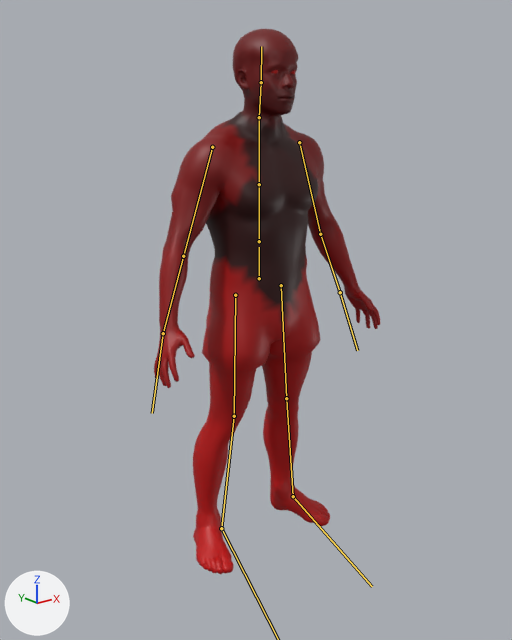
The glTF model public/models/footballer.glb as it was, and as the next commit left it.
Both versions are drawn from a 50 mm lens placed at (-1.404, -1.739, 1.508), pointed at (0.061, 0.093, 0.775). The lights are fixed; the arrows at lower left show +X, +Y and +Z. The older version comes first. The bones that change, and the others that lie on the model, are drawn over the model as lines.

The first picture shows 'part-body_male_realistic'.
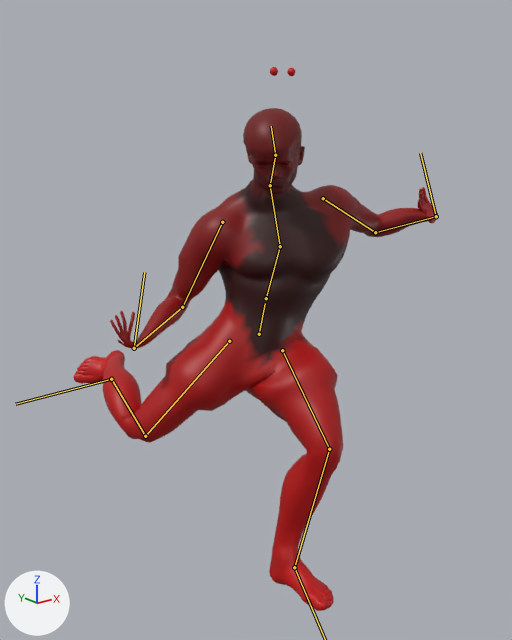
The newer file adds an action. The first version stands in its rest pose; the second is drawn at frame 5 of the action 'kickR'.

Boxes (x1, y1, x2, y2) around the edits, measured in the pictures (512 x 640 px):
'part-body_male_realistic', posed (61% wider)
    before: (154, 29, 380, 574)
    after: (74, 67, 438, 611)
bone 'pelvis', root to tip
    before: (259, 278) to (259, 247)
    after: (259, 334) to (265, 303)
bone 'spine', root to tip
    before: (259, 241) to (259, 184)
    after: (266, 298) to (280, 246)
bone 'chest', root to tip
    before: (259, 184) to (259, 117)
    after: (280, 246) to (270, 185)
bone 'neck', root to tip
    before: (259, 117) to (261, 82)
    after: (270, 185) to (275, 155)
bone 'head', root to tip
    before: (261, 82) to (261, 46)
    after: (275, 155) to (271, 126)
bone 'upperarm.L', root to tip
    before: (299, 142) to (320, 234)
    after: (323, 198) to (375, 232)
bone 'forearm.L', root to tip
    before: (320, 234) to (340, 292)
    after: (375, 232) to (436, 216)
bone 'hand.L', root to tip
    before: (340, 292) to (357, 350)
    after: (436, 216) to (420, 153)
bone 'upperarm.R', root to tip
    before: (212, 147) to (183, 256)
    after: (222, 222) to (182, 307)
bone 'forearm.R', root to tip
    before: (183, 256) to (163, 333)
    after: (182, 307) to (134, 348)
bone 'hand.R', root to tip
    before: (163, 333) to (152, 413)
    after: (134, 348) to (144, 272)
bone 'thigh.L', root to tip
    before: (281, 285) to (286, 398)
    after: (282, 350) to (329, 449)
bone 'shin.L', root to tip
    before: (286, 398) to (293, 496)
    after: (329, 449) to (294, 567)
bone 'thigh.R', root to tip
    before: (235, 295) to (234, 416)
    after: (229, 341) to (145, 436)
bone 'shin.R', root to tip
    before: (234, 416) to (221, 528)
    after: (145, 436) to (111, 379)

The change in detail:
Bone 'pelvis' (bone_pelvis) moves from (0.0, 0.0, 0.0) to (0.0, -0.189, 0.0).
Bone 'pelvis' (bone_pelvis) turns from (0, 0, 0) to (-5, -20, -17) degrees about its own x, y and z.
Bone 'spine' (bone_spine) turns from (0, 0, 0) to (17, 0, 3) degrees about its own x, y and z.
Bone 'chest' (bone_chest) turns from (0, 0, 0) to (-5, 1, 23) degrees about its own x, y and z.
Bone 'neck' (bone_neck) turns from (0, 0, 0) to (12, -10, -16) degrees about its own x, y and z.
Bone 'head' (bone_head) turns from (0, 0, 0) to (16, -18, 14) degrees about its own x, y and z.
Bone 'upperarm.L' (bone_upperarm_l) turns from (0, 0, 0) to (33, -9, -26) degrees about its own x, y and z.
Bone 'forearm.L' (bone_forearm_l) turns from (0, 0, 0) to (-8, -21, -39) degrees about its own x, y and z.
Bone 'hand.L' (bone_hand_l) turns from (0, 0, 0) to (-2, -44, -100) degrees about its own x, y and z.
Bone 'upperarm.R' (bone_upperarm_r) turns from (0, 0, 0) to (19, -20, 0) degrees about its own x, y and z.
Bone 'forearm.R' (bone_forearm_r) turns from (0, 0, 0) to (-5, 13, 59) degrees about its own x, y and z.
Bone 'hand.R' (bone_hand_r) turns from (0, 0, 0) to (175, -48, -44) degrees about its own x, y and z.
Bone 'thigh.L' (bone_thigh_l) turns from (0, 0, 0) to (-50, -11, -4) degrees about its own x, y and z.
Bone 'shin.L' (bone_shin_l) turns from (0, 0, 0) to (63, -8, -1) degrees about its own x, y and z.
Bone 'foot.L' (bone_foot_l) turns from (0, 0, 0) to (-20, 20, 9) degrees about its own x, y and z.
Bone 'thigh.R' (bone_thigh_r) turns from (0, 0, 0) to (10, -25, 22) degrees about its own x, y and z.
Bone 'shin.R' (bone_shin_r) turns from (0, 0, 0) to (76, 7, -63) degrees about its own x, y and z.
Bone 'foot.R' (bone_foot_r) turns from (0, 0, 0) to (40, 31, 73) degrees about its own x, y and z.
